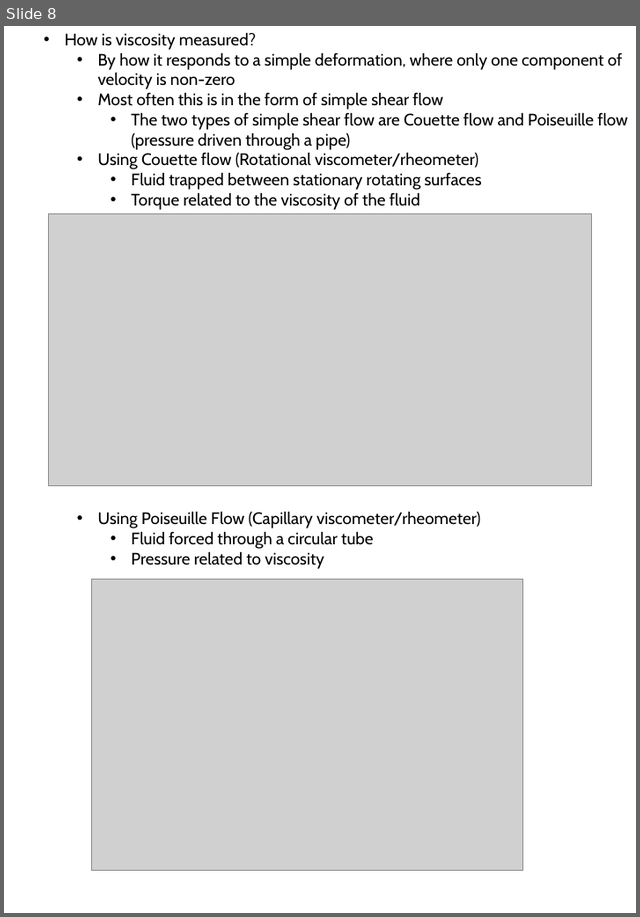
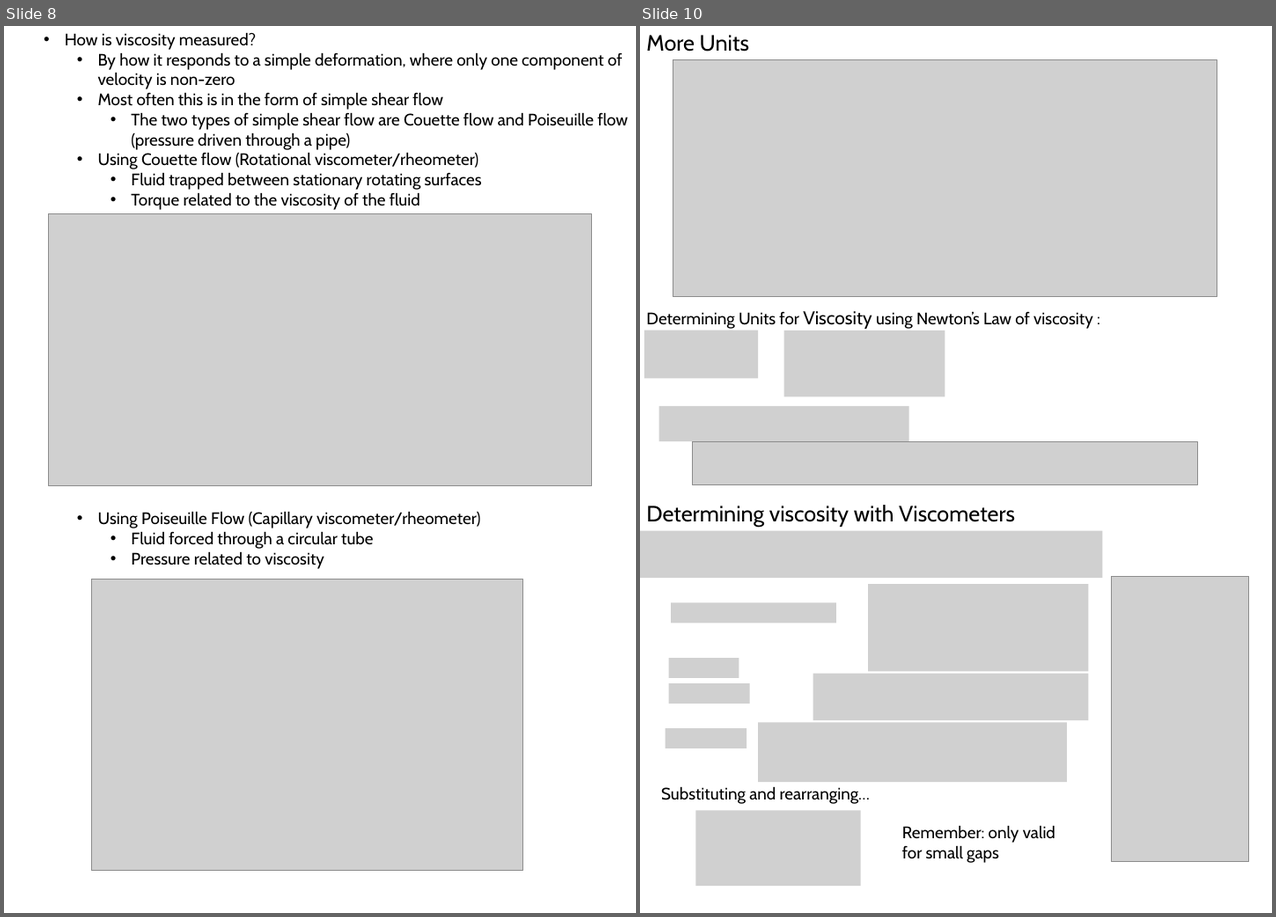
Before and after one commit to 1980s-Space-Guy/Fall24Classes, a slide deck: FluidOperations.pptx. Shown side by side, each under a label of ours: slide 8 before the commit, slides 8 and 10 after it; the slides between them are not shown. The pictures are 640x917 and 1276x917 pixels, drawn with LibreOffice and Linux fonts; fonts in the diff are those of the drawing; grey boxes stand for pictures. Boxes give left, top, right and bottom in pixels: in the first picture for what was removed or moved away, otherwise in the second. Text is boxed around its words. In the diff, an @@ line names an element or a change of style, - is before the commit and + after.

```diff
--- a/FluidOperations.pptx
+++ b/FluidOperations.pptx
@@ slide 10 added at bbox=[640, 26, 1272, 913], background #FFFFFF @@
@@ text added at bbox=[646, 35, 749, 52], 24 pt, text #000000 @@
+More Units
@@ picture added at bbox=[673, 59, 1216, 296] @@
@@ text added at bbox=[646, 311, 1093, 329], 18 pt, text #000000 @@
+Determining Units for Viscosity using Newton’s Law of viscosity :
@@ picture added at bbox=[644, 330, 759, 379] @@
@@ picture added at bbox=[783, 330, 944, 396] @@
@@ picture added at bbox=[658, 406, 908, 441] @@
@@ picture added at bbox=[693, 441, 1197, 484] @@
@@ text added at bbox=[646, 505, 1015, 527], 24 pt, text #000000 @@
+Determining viscosity with Viscometers
@@ picture added at bbox=[640, 531, 1102, 578] @@
@@ picture added at bbox=[1112, 576, 1249, 861] @@
@@ picture added at bbox=[672, 602, 836, 623] @@
@@ picture added at bbox=[868, 584, 1088, 671] @@
@@ picture added at bbox=[668, 658, 739, 678] @@
@@ picture added at bbox=[668, 683, 750, 703] @@
@@ picture added at bbox=[813, 673, 1088, 720] @@
@@ picture added at bbox=[666, 728, 746, 748] @@
@@ picture added at bbox=[758, 722, 1066, 782] @@
@@ text added at bbox=[661, 786, 870, 804], 18 pt, text #000000 @@
+Substituting and rearranging…
@@ picture added at bbox=[695, 810, 861, 885] @@
@@ text added at bbox=[902, 825, 1055, 863], 18 pt, text #000000 @@
+Remember: only valid for small gaps
```
Also in this commit, not shown: 3 slides changed, 1 other slide added.
